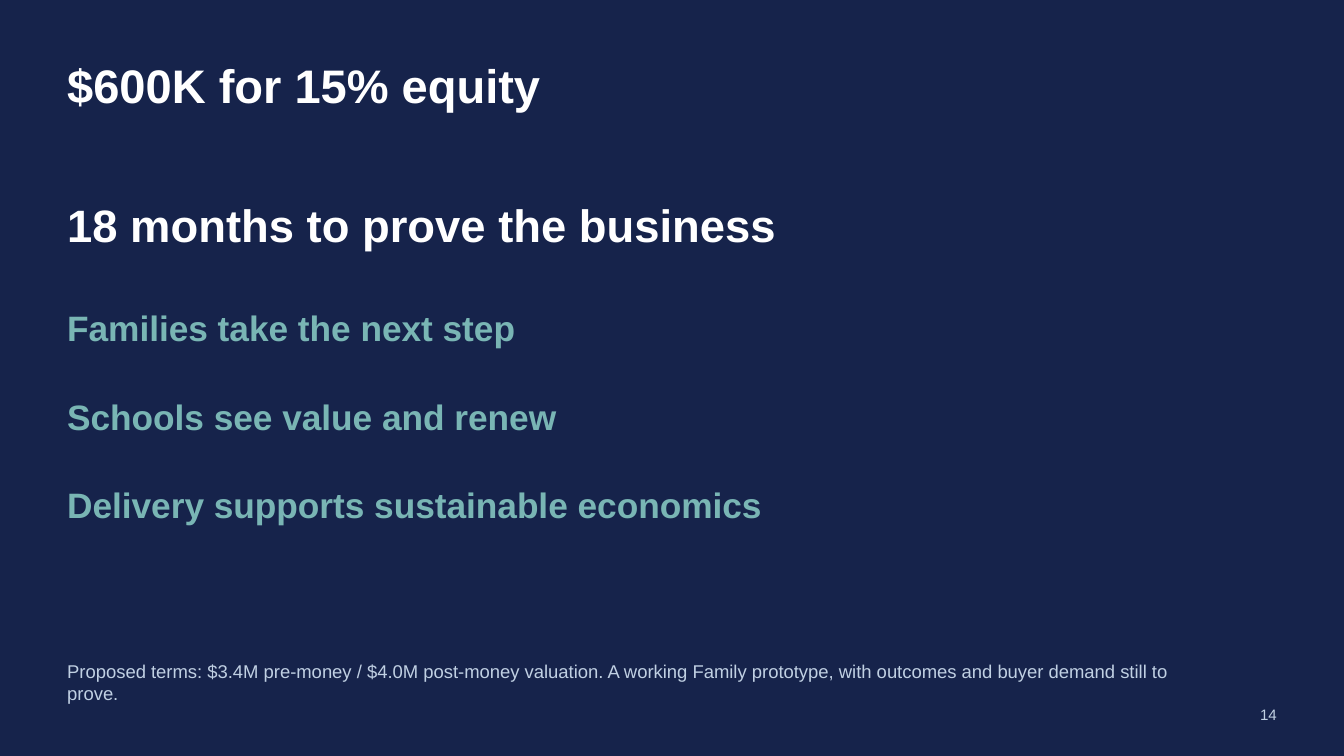
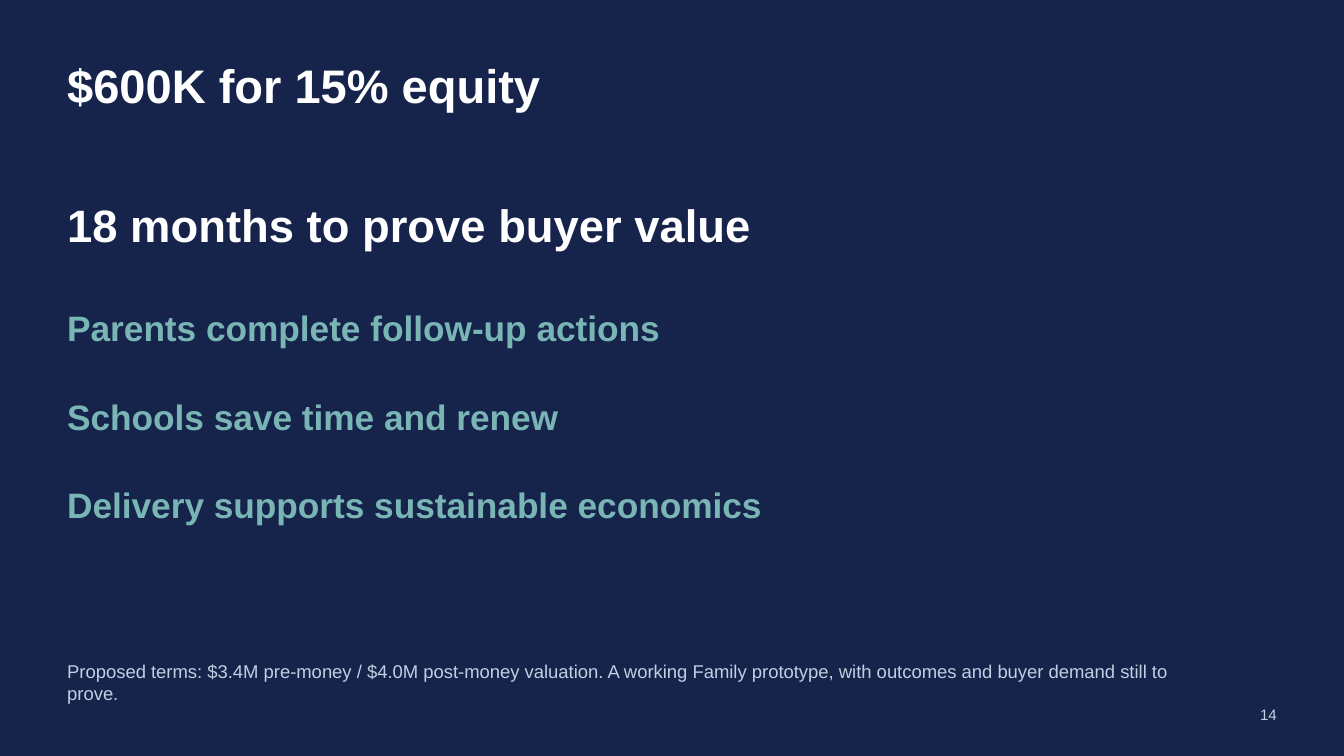
Before and after one commit to haydn-s/focal-technologies, a slide deck: slide 14 of docs/presentations/executive-pitch/Focal Family Executive Pitch - Final 12min.pptx. Drawn at 1344x756 pixels with LibreOffice and Linux fonts; fonts in the diff are those of the drawing. Boxes give left, top, right and bottom in pixels: in the first picture for what was removed or moved away, otherwise in the second. Text is boxed around its words. In the diff, an @@ line names an element or a change of style, - is before the commit and + after.

```diff
--- a/docs/presentations/executive-pitch/Focal Family Executive Pitch - Final 12min.pptx
+++ b/docs/presentations/executive-pitch/Focal Family Executive Pitch - Final 12min.pptx
@@ text at bbox=[67, 209, 750, 252]: text changed @@
-18 months to prove the business
+18 months to prove buyer value
@@ text at bbox=[67, 315, 660, 348]: text changed @@
-Families take the next step
+Parents complete follow-up actions
@@ text at bbox=[67, 404, 558, 431]: text changed @@
-Schools see value and renew
+Schools save time and renew
```
Also in this commit, not shown: 18 other slides changed, 10 other files.
